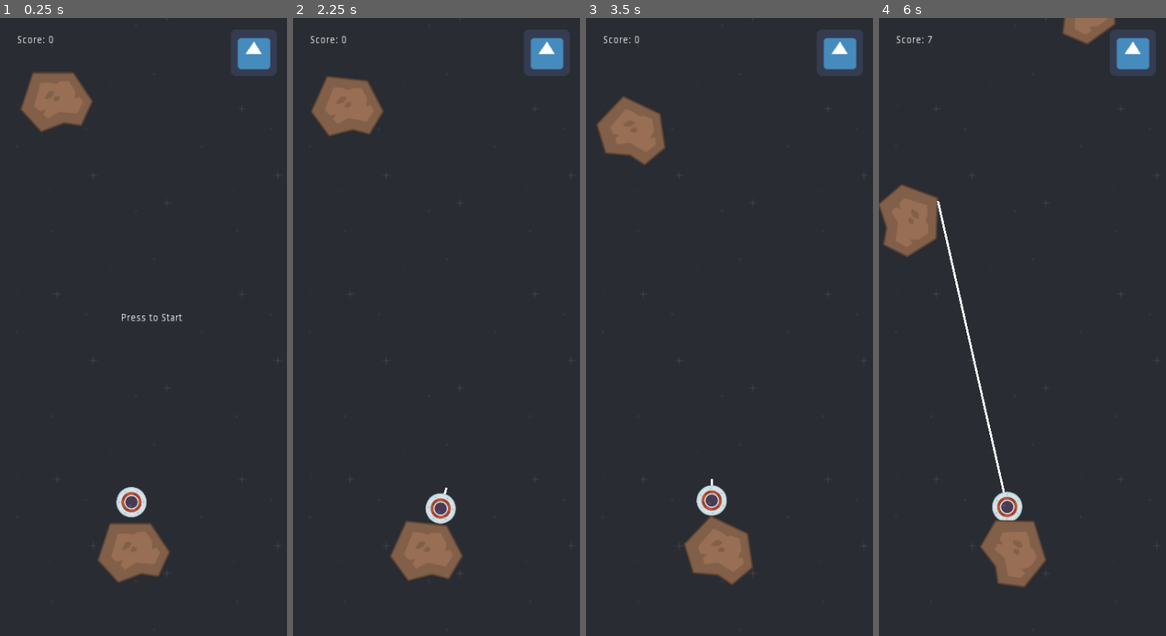
Above: before the commit, frames 1-4 (left to right).
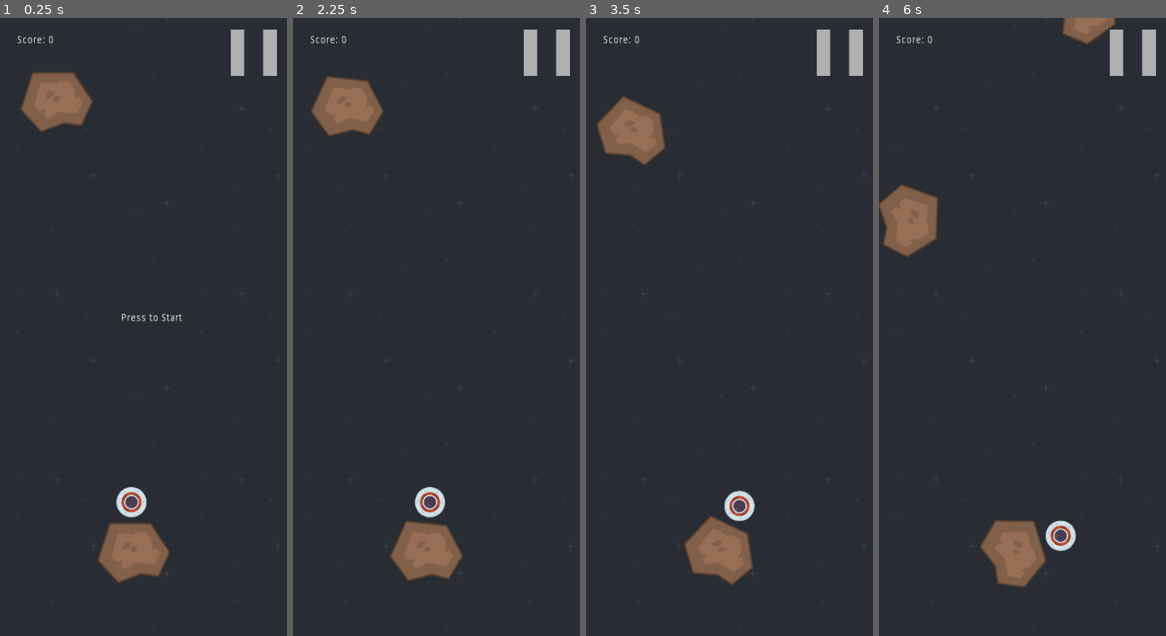
Above: after the commit, the same moments.

Repository: brendankhoury/To-the-moon-and-hack
Game: Godot game, scene res://Src/Main.tscn
Two runs of this game, one before a commit and one after it. Both use one fixed random seed, a clock stepped at 60 frames per second and the inputs below. The engine's default icon, where the game draws it, is replaced by a stand-in: a white triangle on a blue panel in a dark square.
Inputs (mouse positions are in pixels of both pictures, inside the frame that each line leads up to):
- Up to frame 1 (0.25 s): no input
- Up to frame 2 (2.25 s): click (545, 55) at 0.5 s; click "Press to Start" at 1.25 s; move the mouse to (499, 296) at 2.02 s; hold Space (tap) from 2.03 s (still down)
- Up to frame 3 (3.5 s): move the mouse to (672, 357) at 2.77 s; release Space (tap) at 2.78 s; tap Space (tap) at 2.85 s
- Up to frame 4 (6 s): move the mouse to (1051, 191) at 3.52 s; hold Space (tap) 3.53-4.28 s; move the mouse to (1008, 450) at 4.27 s; tap Space (tap) at 4.35, 5.85 s; move the mouse to (1108, 419) at 5.02 s; hold Space (tap) 5.03-5.78 s; move the mouse to (936, 234) at 5.77 s

The runs differ from the first frame. In frame 1, 1.2% of the frame differs, in the area x 80-97%, y 1-10%; in frame 2, 1.8%; in frame 3, 2.0%; in frame 4, 2.5%, in the area x 16-97%, y 1-87%.
Error after the commit: Invalid get index 'started' (on base: 'null instance'). (res://Src/Actors/Player.gd:66)

Commit message:
Added a pause button

Diff:
--- a/Src/Main.tscn
+++ b/Src/Main.tscn
@@ -3,7 +3,7 @@
 [ext_resource path="res://Src/Actors/Asteroid.tscn" type="PackedScene" id=1]
 [ext_resource path="res://Src/Actors/Player.tscn" type="PackedScene" id=2]
 [ext_resource path="res://Src/Main.gd" type="Script" id=3]
-[ext_resource path="res://icon.png" type="Texture" id=4]
+[ext_resource path="res://Assets/pause.png" type="Texture" id=4]
 [ext_resource path="res://Assets/blue.png" type="Texture" id=5]
 [ext_resource path="res://Src/TextureButton.gd" type="Script" id=6]
 
@@ -77,11 +77,11 @@
 format = 1
 tile_data = PoolIntArray( -65537, 0, 0, -131072, 0, 0, -1, 0, 0, -65536, 0, 0, 65535, 0, 0, 0, 0, 0, 131071, 0, 0, 65536, 0, 0 )
 
-[node name="Node2D" type="Node2D" parent="."]
+[node name="UI" type="Node2D" parent="."]
 pause_mode = 2
 z_index = 1
 
-[node name="PauseButton" type="TextureButton" parent="Node2D"]
+[node name="PauseButton" type="TextureButton" parent="UI"]
 pause_mode = 2
 margin_left = 158.365
 margin_top = -403.801
@@ -93,7 +93,7 @@
 "_edit_use_anchors_": false
 }
 
-[node name="Label" type="Label" parent="Node2D"]
+[node name="Label" type="Label" parent="UI"]
 margin_left = -137.635
 margin_top = -395.801
 margin_right = -86.635
@@ -103,7 +103,7 @@
 "_edit_use_anchors_": false
 }
 
-[node name="StartButton" type="TextureButton" parent="Node2D"]
+[node name="StartButton" type="TextureButton" parent="UI"]
 pause_mode = 2
 margin_left = -57.635
 margin_top = -27.801
@@ -114,7 +114,7 @@
 "_edit_use_anchors_": false
 }
 
-[node name="Label" type="Label" parent="Node2D/StartButton"]
+[node name="Label" type="Label" parent="UI/StartButton"]
 margin_left = 64.0
 margin_top = 16.0
 margin_right = 149.0
@@ -171,8 +171,8 @@
 [node name="CollisionShape2D" type="CollisionShape2D" parent="Diebox"]
 position = Vector2( 30.365, 676.199 )
 shape = SubResource( 5 )
-[connection signal="button_down" from="Node2D/PauseButton" to="Node2D/PauseButton" method="_on_TextureButton_button_down"]
-[connection signal="button_up" from="Node2D/PauseButton" to="Node2D/PauseButton" method="_on_TextureButton_button_up"]
-[connection signal="button_up" from="Node2D/StartButton" to="Node2D/StartButton" method="_on_StartButton_button_up"]
+[connection signal="button_down" from="UI/PauseButton" to="UI/PauseButton" method="_on_TextureButton_button_down"]
+[connection signal="button_up" from="UI/PauseButton" to="UI/PauseButton" method="_on_TextureButton_button_up"]
+[connection signal="button_up" from="UI/StartButton" to="UI/StartButton" method="_on_StartButton_button_up"]
 [connection signal="timeout" from="AsteroidSpawnTimer" to="." method="_on_AsteroidSpawnTimer_timeout"]
 [connection signal="timeout" from="Timer" to="StartAstroid/Player" method="_on_Timer_timeout"]
Binary file added: Assets/pause.png
Not shown, added: Assets/pause.png.import
